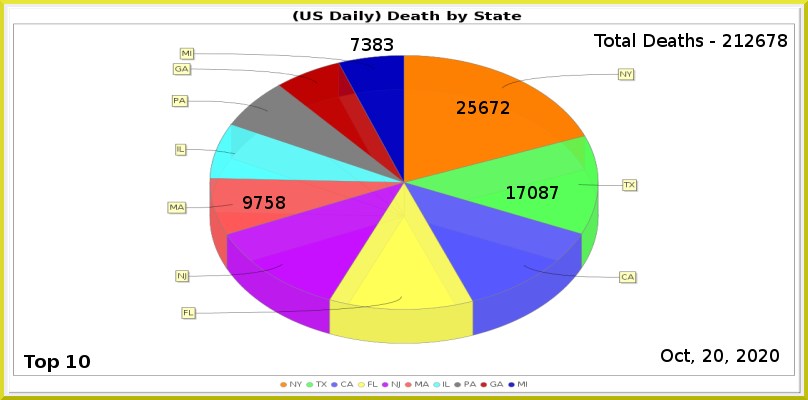
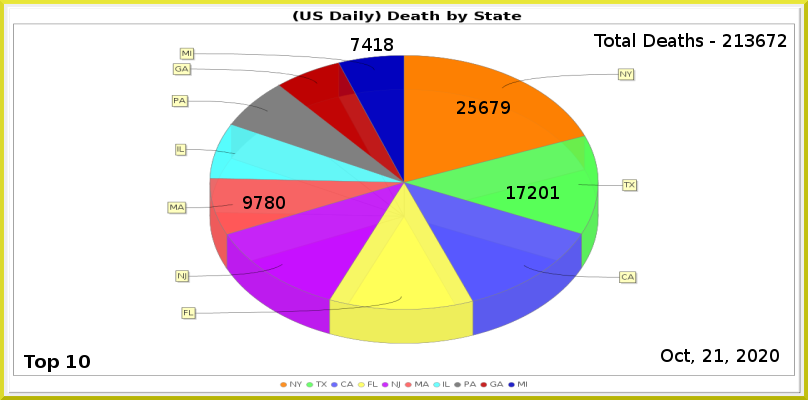
Layer changes from the first 808 x 400 image to the second:
painted on "Least" over [362, 38, 393, 51]
renamed "MA" to "6", painted on it over [265, 196, 285, 209]
renamed "CA" to "2", painted on it over [528, 186, 559, 199]
renamed "NY" to "1", painted on it over [501, 101, 510, 114]
renamed "Total Deaths - 212678" to "Total Deaths - 213672", painted on it over [745, 34, 787, 47]
painted on "Current Date" over [714, 349, 723, 362]
